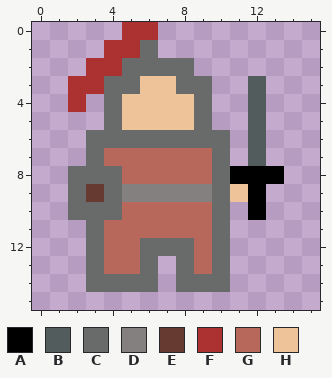
One commit to this pixel-art sprite: sprites/hero1.png. This is how it looked before the edit.
The file is 16x16 pixels.
Palette (. is transparent): A #000000  B #525c5c  C #696a6a  D #858080  E #663931  F #ac3232  G #b8685a  H #eec39a
Pixels before, first column x 2:
 0 ...FF.......
 1 ..FFC.......
 2 .FFCCCC.....
 3 FFCCHHCC..B.
 4 F.CHHHHC..B.
 5 ..CHHHHC..B.
 6 .CCCCCCCC.B.
 7 .CGGGGGGC.B.
 8 CCCGGGGGCAAA
 9 CECDDDDDCHA.
10 CCCGGGGGC.A.
11 .CGGGGGGC...
12 .CGGCCCGC...
13 .CGGC.CGC...
14 .CCCC.CCC...
After:
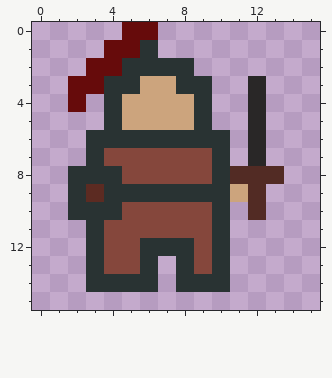
The edit:
colour A: #000000 -> #522b24
colour B: #525c5c -> #292727
colour C: #696a6a -> #293333
colour E: #663931 -> #5c2b22
colour F: #ac3232 -> #660b0b
colour G: #b8685a -> #85473c
colour H: #eec39a -> #cca47d
Changed rows in their new state; - is a pixel that keeps its letter.
first column x 5:
 9 CCCCC
Pixel boxes of the changes (left, top, right, bottom) in both pictures:
changed: (68, 22, 284, 292)
